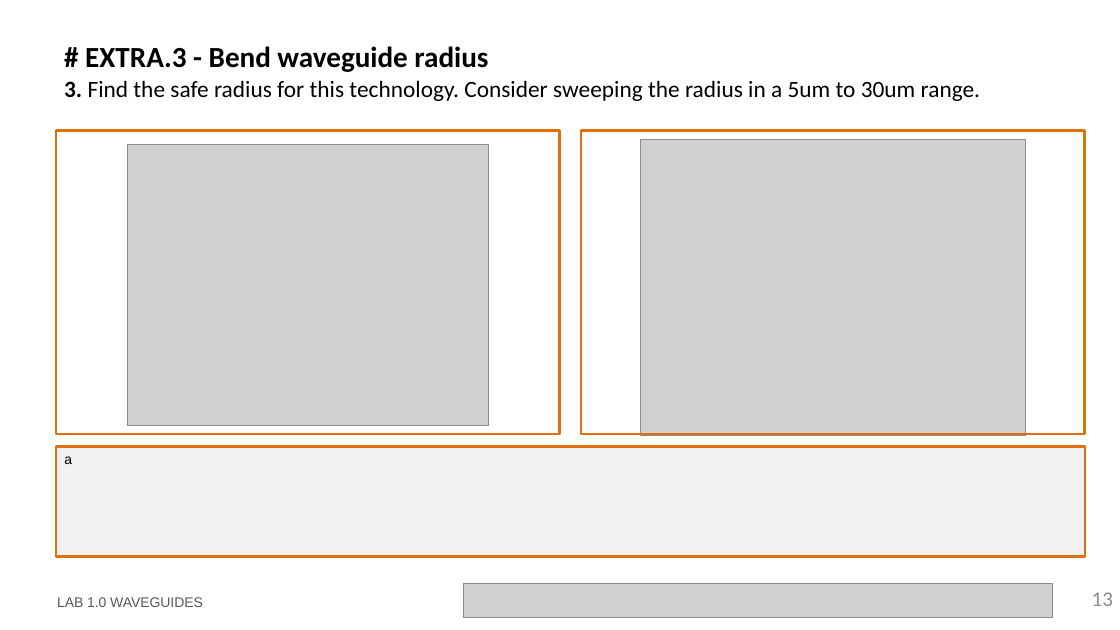
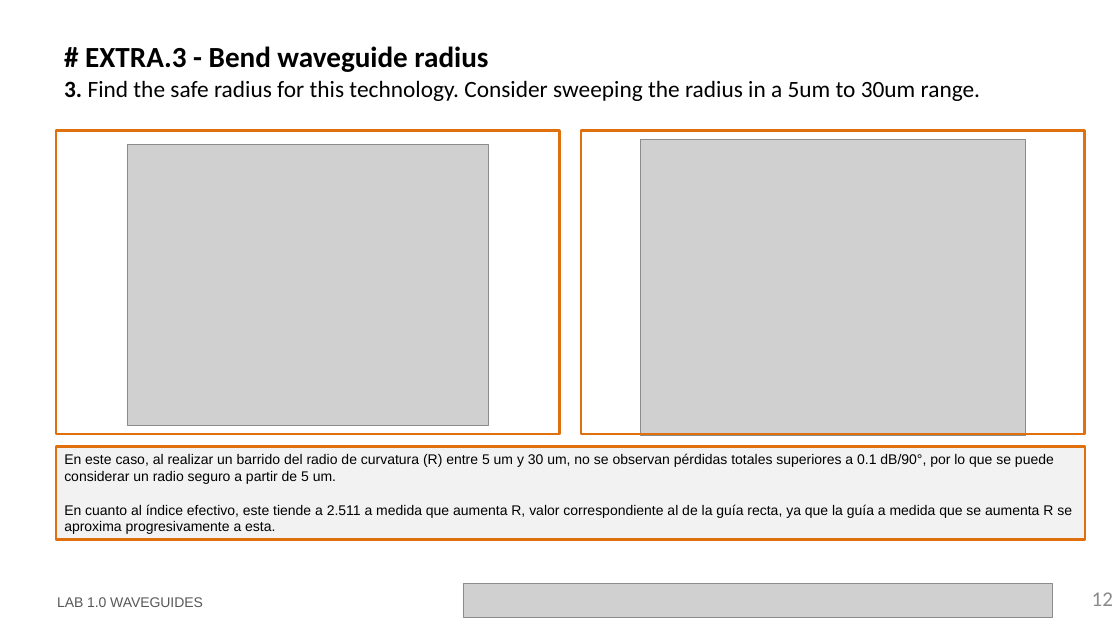
Before and after one commit to jllanoh/cifoin-lab1, a slide deck: slide 12 of LabBook_10.pptx (slide 13 before the commit). Drawn at 1120x630 pixels with LibreOffice and Linux fonts; fonts in the diff are those of the drawing; grey boxes stand for pictures; background and template pictures are left out. Boxes give left, top, right and bottom in pixels: in the first picture for what was removed or moved away, otherwise in the second. Text is boxed around its words. In the diff, an @@ line names an element or a change of style, - is before the commit and + after.

```diff
--- a/LabBook_10.pptx
+++ b/LabBook_10.pptx
@@ rectangle "En este caso, al realizar ..." resized from (x1=56, y1=447, x2=1086, y2=557) to (x1=56, y1=447, x2=1086, y2=540) @@
@@ text in rectangle at (x1=64, y1=453, x2=1072, y2=534): text changed @@
-a
+En este caso, al realizar un barrido del radio de curvatura (R) entre 5 um y 30 um, no se observan pérdidas totales superiores a 0.1 dB/90°, por lo que se puede considerar un radio seguro a partir de 5 um.
+En cuanto al índice efectivo, este tiende a 2.511 a medida que aumenta R, valor correspondiente al de la guía recta, ya que la guía a medida que se aumenta R se aproxima progresivamente a esta.
@@ page number at (x1=1092, y1=592, x2=1113, y2=606): text changed @@
-13
+12
```
Also in this commit, not shown: 10 other slides changed, 1 slide removed, 1 other file.
